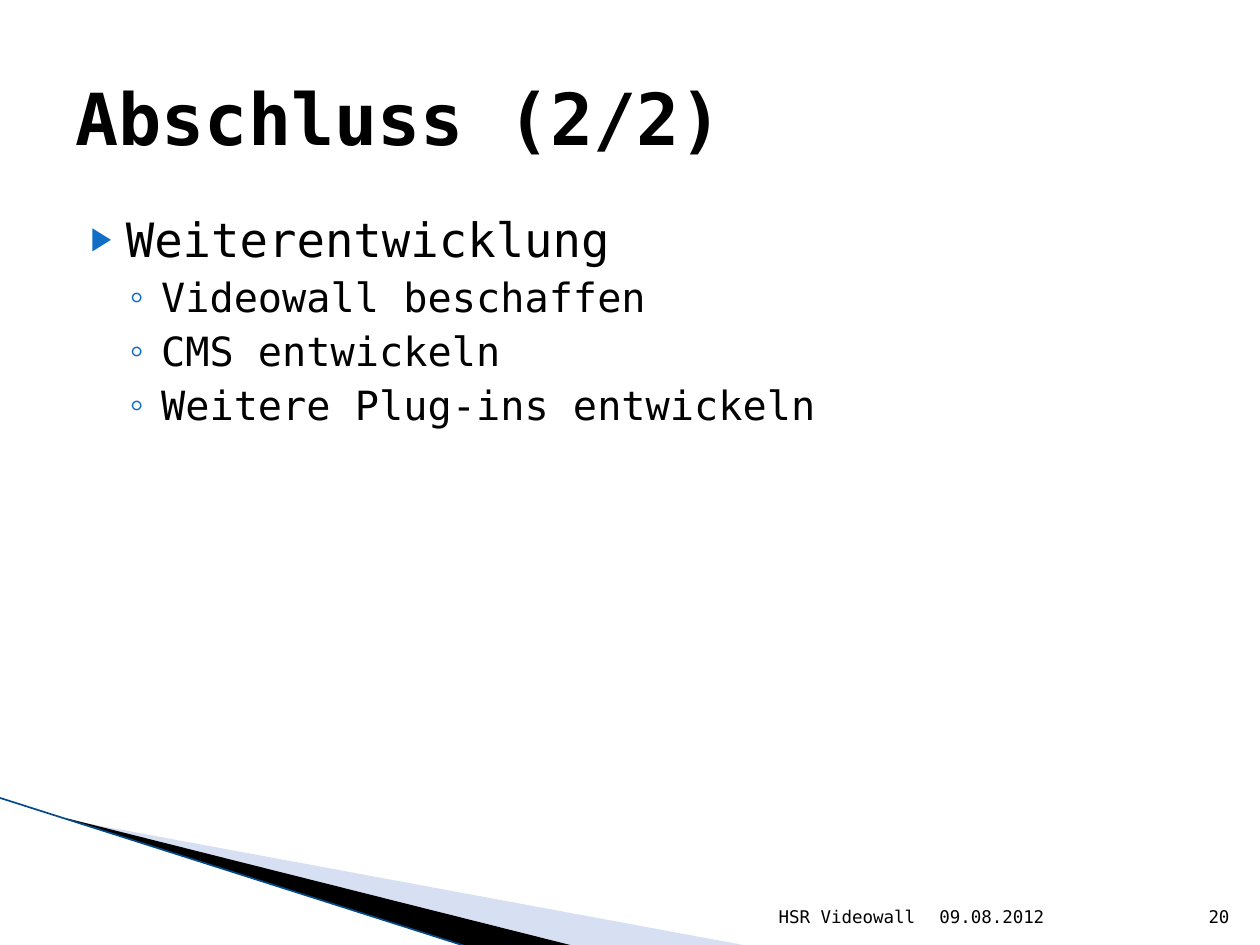
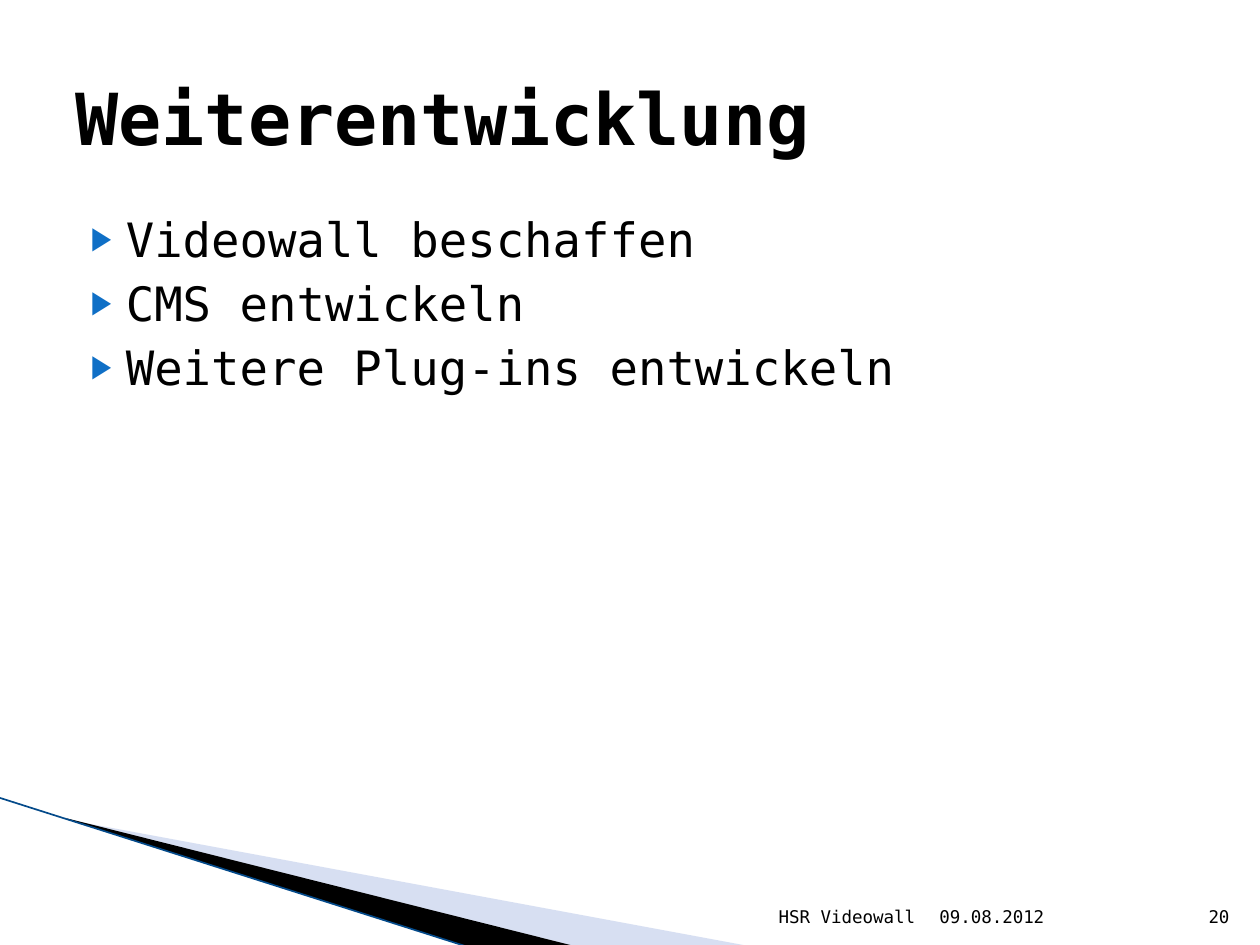
Before and after one commit to lukaselmer/hsr-bachelor-thesis-videowall, a slide deck: slide 20 of doc/media/ba_praesentation.pptx. Drawn at 1260x945 pixels with LibreOffice and Linux fonts; fonts in the diff are those of the drawing; background and template pictures are left out. Boxes give left, top, right and bottom in pixels: in the first picture for what was removed or moved away, otherwise in the second. Text is boxed around its words. In the diff, an @@ line names an element or a change of style, - is before the commit and + after.

```diff
--- a/doc/media/ba_praesentation.pptx
+++ b/doc/media/ba_praesentation.pptx
@@ title at box(75, 87, 809, 160): text changed @@
-Abschluss (2/2)
+Weiterentwicklung
@@ text "Videowall beschaffen" at box(126, 220, 895, 395): size 23 to 27 pt; bullet ◦ to ▶; list level 2 to 1 in "Videowall beschaffen"; list level 2 to 1 in "CMS entwickeln"; list level 2 to 1 in "Weitere Plug-ins entwickeln" @@
@@ text at box(126, 220, 610, 267): paragraph removed @@
-▶ Weiterentwicklung
```
Also in this commit, not shown: 4 other slides changed.
